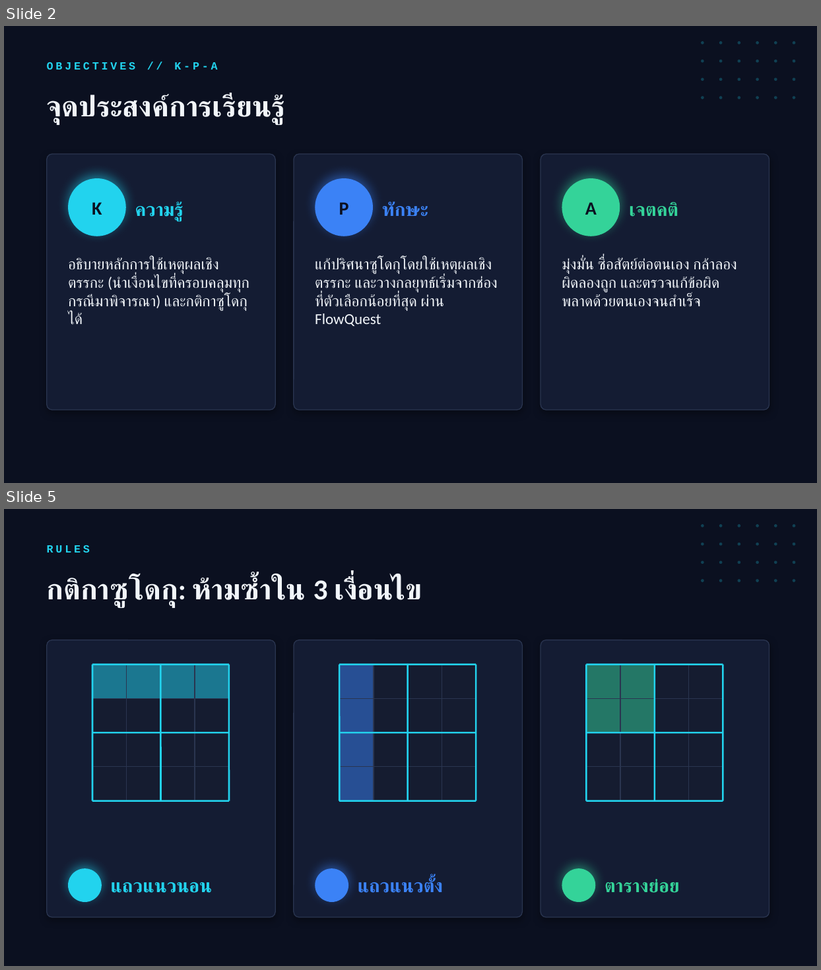
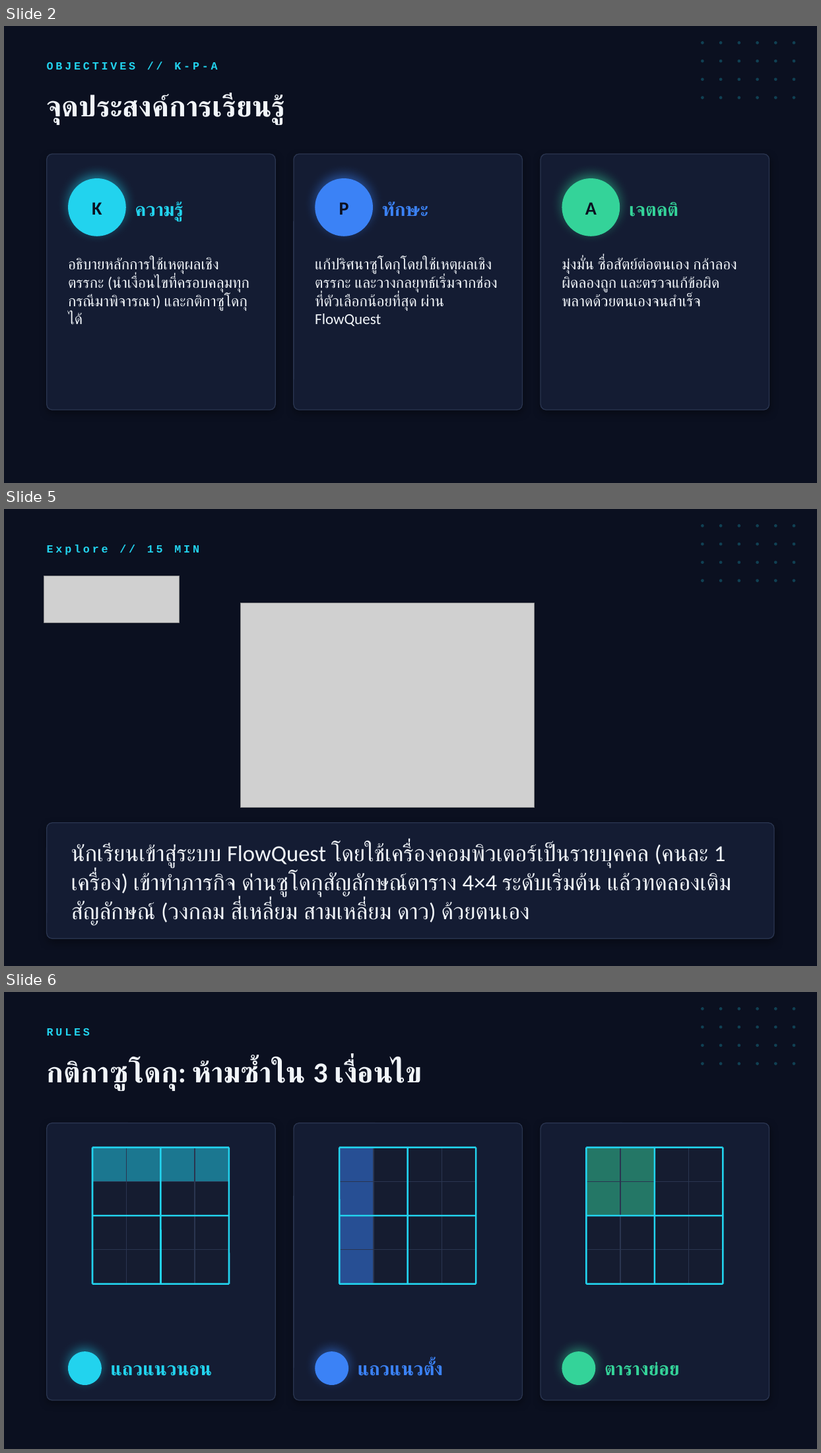
Before and after one commit to keecpe10/FlowQuest, a slide deck: สไลด์สอน_ซูโดกุ_ป5.pptx. Shown one above the other, each under a label of ours: slides 2 and 5 before the commit, slides 2, 5 and 6 after it; the slides between them are not shown. The pictures are 821x970 and 821x1453 pixels, drawn with LibreOffice and Linux fonts; fonts in the diff are those of the drawing; grey boxes stand for pictures. Boxes give left, top, right and bottom in pixels: in the first picture for what was removed or moved away, otherwise in the second. Text is boxed around its words. In the diff, an @@ line names an element or a change of style, - is before the commit and + after.

```diff
--- a/สไลด์สอน_ซูโดกุ_ป5.pptx
+++ b/สไลด์สอน_ซูโดกุ_ป5.pptx
@@ slide 5 added at box(4, 509, 817, 966), background #0B1020 @@
@@ ellipse added at box(701, 524, 704, 527), fill #22D3EE at 25% opacity @@
@@ ellipse added at box(719, 524, 723, 527), fill #22D3EE at 25% opacity @@
@@ ellipse added at box(738, 524, 741, 527), fill #22D3EE at 25% opacity @@
@@ ellipse added at box(756, 524, 759, 527), fill #22D3EE at 25% opacity @@
@@ ellipse added at box(774, 524, 778, 527), fill #22D3EE at 25% opacity @@
@@ ellipse added at box(793, 524, 796, 527), fill #22D3EE at 25% opacity @@
@@ text added at box(47, 545, 199, 555), 13 pt, text #22D3EE, bold @@
+Explore // 15 MIN
@@ ellipse added at box(701, 543, 704, 545), fill #22D3EE at 25% opacity @@
@@ ellipse added at box(719, 543, 723, 545), fill #22D3EE at 25% opacity @@
@@ ellipse added at box(738, 543, 741, 545), fill #22D3EE at 25% opacity @@
@@ ellipse added at box(756, 543, 759, 545), fill #22D3EE at 25% opacity @@
@@ ellipse added at box(774, 543, 778, 545), fill #22D3EE at 25% opacity @@
@@ ellipse added at box(793, 543, 796, 545), fill #22D3EE at 25% opacity @@
@@ ellipse added at box(701, 561, 704, 564), fill #22D3EE at 25% opacity @@
@@ ellipse added at box(719, 561, 723, 564), fill #22D3EE at 25% opacity @@
@@ ellipse added at box(738, 561, 741, 564), fill #22D3EE at 25% opacity @@
@@ ellipse added at box(756, 561, 759, 564), fill #22D3EE at 25% opacity @@
@@ ellipse added at box(774, 561, 778, 564), fill #22D3EE at 25% opacity @@
@@ ellipse added at box(793, 561, 796, 564), fill #22D3EE at 25% opacity @@
@@ picture added at box(44, 576, 179, 623) @@
@@ ellipse added at box(701, 579, 704, 582), fill #22D3EE at 25% opacity @@
@@ ellipse added at box(719, 579, 723, 582), fill #22D3EE at 25% opacity @@
@@ ellipse added at box(738, 579, 741, 582), fill #22D3EE at 25% opacity @@
@@ ellipse added at box(756, 579, 759, 582), fill #22D3EE at 25% opacity @@
@@ ellipse added at box(774, 579, 778, 582), fill #22D3EE at 25% opacity @@
@@ ellipse added at box(793, 579, 796, 582), fill #22D3EE at 25% opacity @@
@@ picture added at box(241, 603, 535, 808) @@
@@ rounded rectangle added at box(47, 823, 774, 939), fill #141C33, outline #2A3550 1 pt @@
@@ text added at box(71, 844, 731, 926), 27 pt, text #F1F5F9 @@
+นักเรียนเข้าสู่ระบบ FlowQuest โดยใช้เครื่องคอมพิวเตอร์เป็นรายบุคคล (คนละ 1 เครื่อง) เข้าทำภารกิจ ด่านซูโดกุสัญลักษณ์ตาราง 4×4 ระดับเริ่มต้น แล้วทดลองเติมสัญลักษณ์ (วงกลม สี่เหลี่ยม สามเหลี่ยม ดาว) ด้วยตนเอง
@@ what was slide 5 is now slide 6 @@
```
Also in this commit, not shown: 4 slides changed, 1 other slide added, 48 other files.
